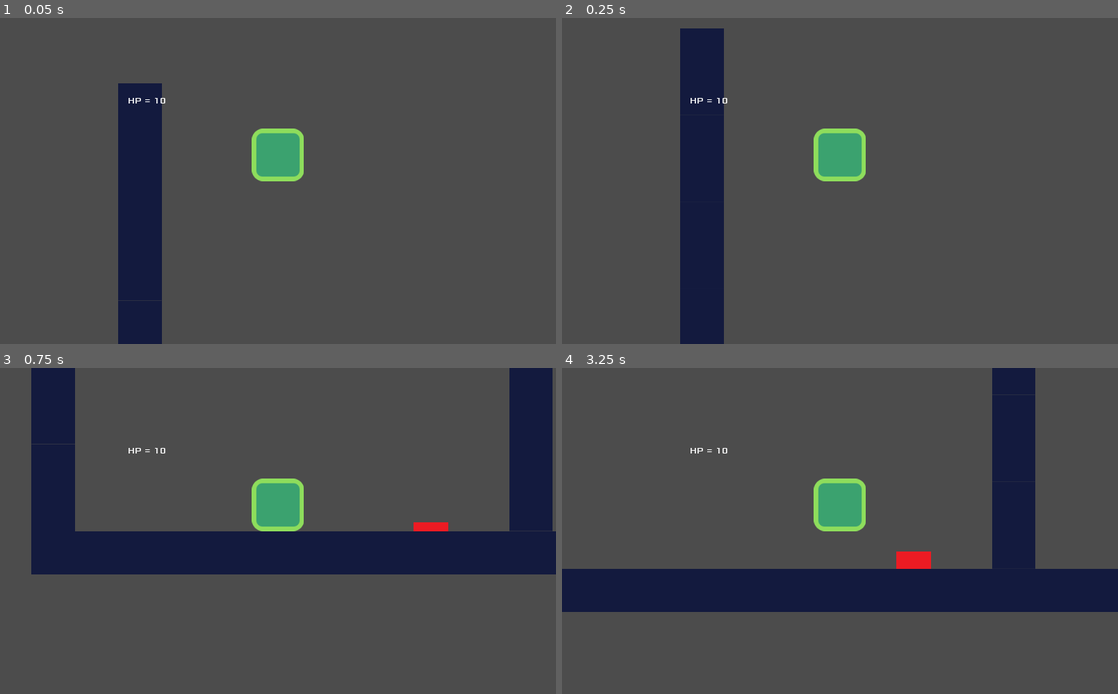
Above: before the commit, frames 1-4 (two rows, left to right).
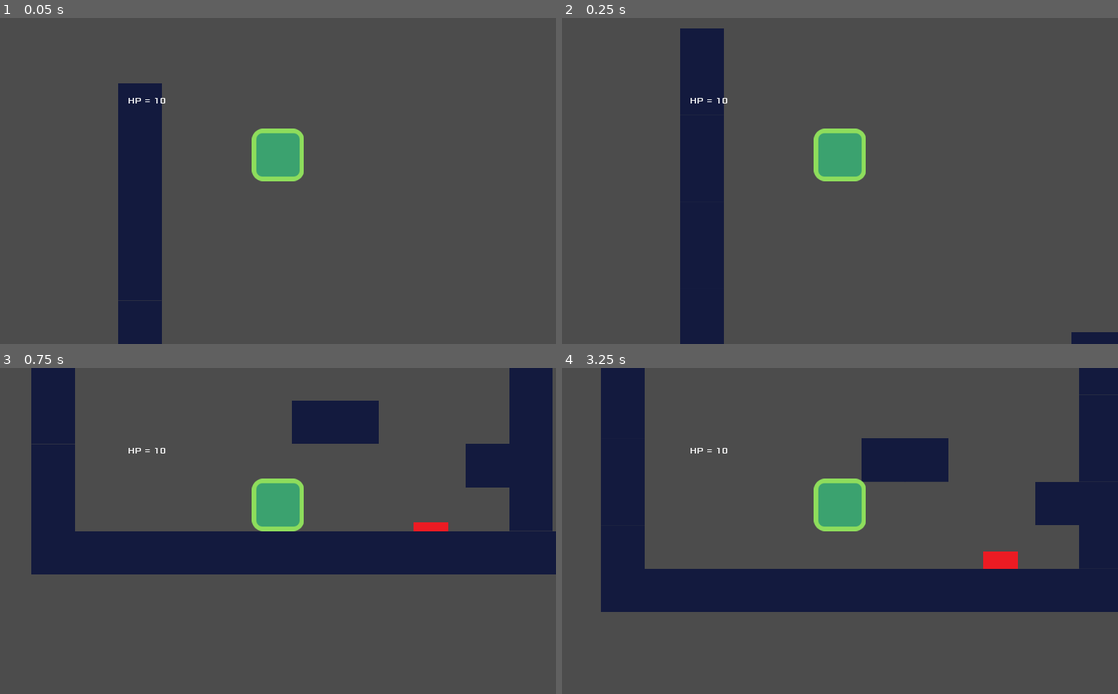
Above: after the commit, the same moments.

Repository: BiscuitPrime/Gravitime
Game: Godot game, scene res://Source/Levels/Scene/LevelTemplate.tscn
Same seed, same stepped clock (60 frames per second), same inputs: the game is played once before the commit and once after it. The project has no main scene, so this scene is started directly.
Inputs:
- Up to frame 1 (0.05 s): no input
- Up to frame 2 (0.25 s): no input
- Up to frame 3 (0.75 s): hold Right (move_right) from 0.53 s (still down); tap E (attack, bound only after the commit) at 0.6 s
- Up to frame 4 (3.25 s): tap Up (jump) at 0.77, 1.52, 3.02 s; tap E (attack, bound only after the commit) at 1.35, 2.1, 2.85 s; release Right (move_right) at 2.03 s; hold Left (move_left) 2.03-2.78 s; hold Right (move_right) from 2.78 s (still down)

Frame 1 is identical in both runs. In frame 2, 0.3% of the frame differs, in the area x 91-100%, y 96-100%; in frame 3, 3.1%; in frame 4, 18%, in the area x 0-100%, y 0-75%.

Commit message:
Add files via upload

Diff:
--- a/Source/Actors/Scene/Player.tscn
+++ b/Source/Actors/Scene/Player.tscn
@@ -1,7 +1,8 @@
-[gd_scene load_steps=5 format=2]
+[gd_scene load_steps=6 format=2]
 
 [ext_resource path="res://Resources/Art/start-assets/player.png" type="Texture" id=1]
 [ext_resource path="res://Source/Actors/Script/Player.gd" type="Script" id=2]
+[ext_resource path="res://Source/Entities/Scene/MeleeAttack.tscn" type="PackedScene" id=3]
 
 [sub_resource type="RectangleShape2D" id=1]
 extents = Vector2( 40, 48 )
@@ -12,6 +13,7 @@
 [node name="Player" type="KinematicBody2D"]
 collision_mask = 2147483662
 script = ExtResource( 2 )
+Melee = ExtResource( 3 )
 
 [node name="player" type="Sprite" parent="."]
 position = Vector2( 0, -48 )
@@ -29,4 +31,9 @@
 
 [node name="Camera2D" type="Camera2D" parent="."]
 current = true
+
+[node name="ReloadTimer" type="Timer" parent="."]
+wait_time = 0.8
+one_shot = true
 [connection signal="body_entered" from="PhysicalHitbox" to="." method="_on_PhysicalHitbox_body_entered"]
+[connection signal="timeout" from="ReloadTimer" to="." method="_on_ReloadTimer_timeout"]
--- a/Source/Actors/Script/Enemy.gd
+++ b/Source/Actors/Script/Enemy.gd
@@ -10,3 +10,7 @@
 	_velocity.y = move_and_slide(_velocity, FLOOR_NORMAL).y
 	if is_on_wall():
 		_velocity.x *= -1.0
+
+#Cette fonction est appelée lorsque l'ennemi est touché par l'attaque du joueur
+func hit():
+	queue_free() #Pour le moment, l'ennemi sera détruit
--- a/Source/Actors/Script/Player.gd
+++ b/Source/Actors/Script/Player.gd
@@ -2,8 +2,12 @@
 extends Actor
 #Ce script est utilisé par le joueur
 
+export (PackedScene) var Melee #Contient la scène de l'attaque qui sera utilisée
+
 #On déclare les variables :
 var spawn_position : Vector2 #Cette variable va stocker la position du spawn du joueur
+var is_attacking=false #Indique si le joueur attaque ou non
+var facing = true #cette variable va indiquer dans quel sens le joueur se tient : true si x>0, false sinon
 
 #Cette fonction est appelée lors de l'instanciation du joueur
 func _ready():
@@ -14,9 +18,11 @@
 
 #Cette fonction est appelée à chaque frame du jeu
 func _physics_process(delta: float) -> void:
+	skills() #Cette fonction va tester si le joueur fait une action ou non
 	var is_jump_interrupted: = Input.is_action_just_released("jump") and _velocity.y < 0.0
 	var direction: = get_direction()
 	_velocity = calculate_move_velocity(_velocity, direction, speed, is_jump_interrupted)
+	facing=_velocity.x<0
 	_velocity = move_and_slide(_velocity, FLOOR_NORMAL)
 
 func get_direction() -> Vector2:
@@ -43,11 +49,40 @@
 #Cette fonction est appelée lorsque le joueur rentre en contact avec un corps étranger :
 func _on_PhysicalHitbox_body_entered(body: Node) -> void:
 	if body is Enemy: #Si le corps étranger est un enemy, on appelle la fonction "hit" du joueur
-		hit()
+		hit(1)
 	pass
 
 #Fonction appelée lorsque le joueur prends un dégât
-func hit():
-	GeneralData.player_hp=GeneralData.player_hp-1
+func hit(dmg):
+	var life = GeneralData.player_hp #On créer une variable locale pour simplifier code
+	if (life-dmg) > 0 :
+		GeneralData.player_hp=life-dmg
+	else :
+		die()
 	position=spawn_position
 	pass
+
+#Fonction appelée lorsque le joueur meurt
+#Pour le moment, elle se contente de détruire l'instance du joueur
+func die():
+	queue_free()
+
+#Fonction appelée à chaque frame et indiquant si le joueur utilise un skill ou non
+func skills():
+	if Input.is_action_just_pressed("attack") and is_attacking==false:
+		attack() #Un des skills est d'attaquer
+		is_attacking=true
+	pass
+
+#Fonction appelée lorsque le joueur attaque
+func attack():
+	var melee = Melee.instance()
+	get_parent().add_child(melee)
+	if facing == false:
+		melee.position=get_global_position()+Vector2(100,-50)
+	else:
+		melee.position=get_global_position()+Vector2(-100,-50)
+	$ReloadTimer.start()
+	yield($ReloadTimer, "timeout")
+	is_attacking=false
+	pass
--- /dev/null
+++ b/Source/Entities/Scene/MeleeAttack.tscn
@@ -0,0 +1,27 @@
+[gd_scene load_steps=4 format=2]
+
+[ext_resource path="res://Source/Entities/Script/MeleeAttack.gd" type="Script" id=1]
+[ext_resource path="res://Resources/Art/start-assets/portal.png" type="Texture" id=2]
+
+[sub_resource type="CircleShape2D" id=1]
+radius = 52.078
+
+[node name="MeleeAttack" type="Area2D"]
+collision_layer = 8
+collision_mask = 2
+script = ExtResource( 1 )
+
+[node name="CollisionShape2D" type="CollisionShape2D" parent="."]
+rotation = 1.5708
+shape = SubResource( 1 )
+
+[node name="portal" type="Sprite" parent="."]
+rotation = 1.5708
+scale = Vector2( 0.534291, 0.487754 )
+texture = ExtResource( 2 )
+
+[node name="DestroyTimer" type="Timer" parent="."]
+wait_time = 0.05
+one_shot = true
+[connection signal="body_entered" from="." to="." method="_on_body_entered"]
+[connection signal="timeout" from="DestroyTimer" to="." method="_on_DestroyTimer_timeout"]
--- /dev/null
+++ b/Source/Entities/Script/MeleeAttack.gd
@@ -0,0 +1,20 @@
+extends Area2D
+#Ce script est utilisé par l'attaque du joueur, qui va permettre de tuer un ennemi
+
+#Comme l'attaque doit se conclure rapidement, un timer va se lancer dès que l'attaque est instanciée
+#Au bout de celui-ci, l'attaque se détruit
+func _ready():
+	$DestroyTimer.start()
+	pass
+
+#Cette fonction est appellée lorsqu'un corps étranger rentre dans l'attaque
+func _on_body_entered(body: Node) -> void:
+	if body is Enemy:
+		body.hit()
+	queue_free()
+	pass # Replace with function body.
+
+#Fonction qui détruit l'instance de la melee si elle n'a rien touchée
+func _on_DestroyTimer_timeout() -> void:
+	queue_free()
+	pass # Replace with function body.
--- a/Source/Levels/Scene/LevelTemplate.tscn
+++ b/Source/Levels/Scene/LevelTemplate.tscn
@@ -40,7 +40,7 @@
 collision_layer = 4
 collision_mask = 2147483648
 format = 1
-tile_data = PoolIntArray( 0, 0, 0, 23, 1610612736, 0, 65536, …(207 unchanged characters)… 3239, 1610612736, 0, 458752, 0, 0, 458763, 0, 0, 458775, 1610612736, 0, 524288, 1610612736, 0, 524299, 0, 0, 524311, 1610612736, 0, 589824, 1610612736, 0, 589835, 0, 0, 589847, 1610612736, 0, 655360, 1610612736, 0, 655371, 0, 0, 655383, 1610612736, 0, 720896, 1610612736, 0, 720907, 0, 0, 720919, 1610612736, 0 …(614 unchanged characters)…
+tile_data = PoolIntArray( 0, 0, 0, 23, 1610612736, 0, 65536, …(207 unchanged characters)… 3239, 1610612736, 0, 458752, 0, 0, 458761, 0, 0, 458762, 0, 0, 458763, 0, 0, 458775, 1610612736, 0, 524288, 1610612736, 0, 524299, 0, 0, 524311, 1610612736, 0, 589824, 1610612736, 0, 589835, 0, 0, 589847, 1610612736, 0, 655360, 1610612736, 0, 655366, 0, 0, 655367, 0, 0, 655371, 0, 0, 655383, 1610612736, 0, 720896, 1610612736, 0, 720906, 0, 0, 720907, 0, 0, 720919, 1610612736, 0 …(614 unchanged characters)…
 
 [node name="Player" parent="." instance=ExtResource( 2 )]
 position = Vector2( 293.919, 174.561 )
--- a/project.godot
+++ b/project.godot
@@ -70,6 +70,11 @@
 , Object(InputEventKey,"resource_local_to_scene":false,"resource_name":"","device":0,"alt":false,"shift":false,"control":false,"meta":false,"command":false,"pressed":false,"scancode":90,"unicode":0,"echo":false,"script":null)
  ]
 }
+attack={
+"deadzone": 0.5,
+"events": [ Object(InputEventKey,"resource_local_to_scene":false,"resource_name":"","device":0,"alt":false,"shift":false,"control":false,"meta":false,"command":false,"pressed":false,"scancode":69,"unicode":0,"echo":false,"script":null)
+ ]
+}
 
 [layer_names]
 
